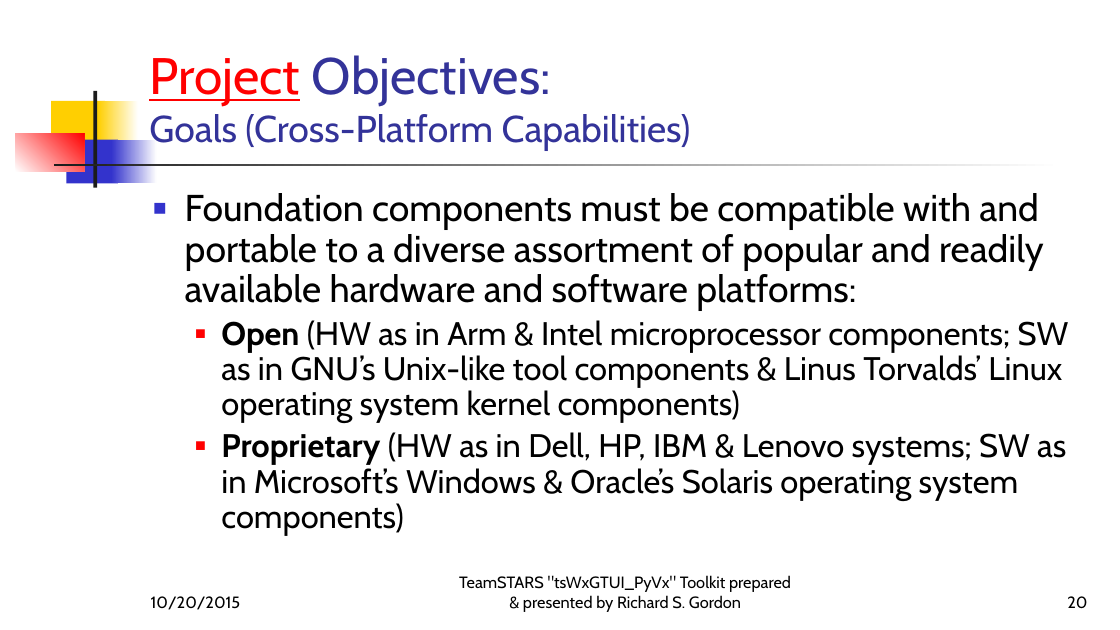
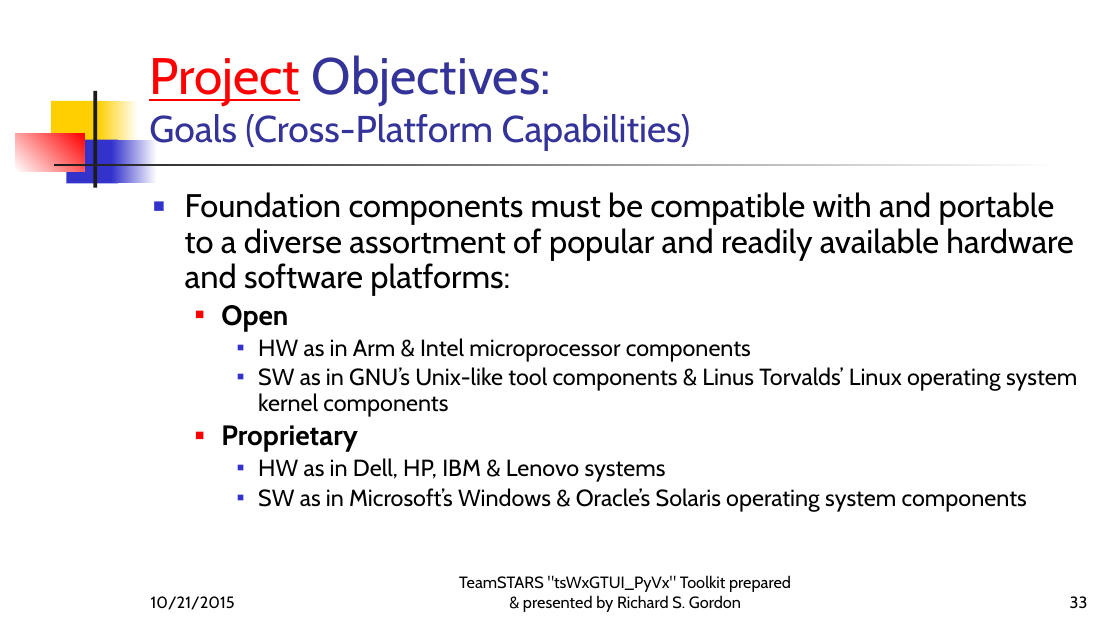
Before and after one commit to rigordo959/tsWxGTUI_PyVx_Repository, a slide deck: slide 33 of Notebooks/EngineeringNotebook/MS-PowerPoint-Files/tsWxGTUI_PyVx.pptx (slide 20 before the commit). Drawn at 1120x630 pixels with LibreOffice and Linux fonts; fonts in the diff are those of the drawing. Boxes give left, top, right and bottom in pixels: in the first picture for what was removed or moved away, otherwise in the second. Text is boxed around its words. In the diff, an @@ line names an element or a change of style, - is before the commit and + after.

```diff
--- a/Notebooks/EngineeringNotebook/MS-PowerPoint-Files/tsWxGTUI_PyVx.pptx
+++ b/Notebooks/EngineeringNotebook/MS-PowerPoint-Files/tsWxGTUI_PyVx.pptx
@@ text at (185, 192, 1074, 296): size 32 to 28 pt in "Foundation components must be compatible with and ..." @@
@@ text at (221, 305, 1077, 512): text changed; size 28 to 20 pt @@
-  ■ Open (HW as in Arm & Intel microprocessor components; SW as in GNU’s Unix-like tool components & Linus Torvalds’ Linux operating system kernel components)
-  ■ Proprietary (HW as in Dell, HP, IBM & Lenovo systems; SW as in Microsoft’s Windows & Oracle’s Solaris operating system components)
+  ■ Open
+    ■ HW as in Arm & Intel microprocessor components
+    ■ SW as in GNU’s Unix-like tool components & Linus Torvalds’ Linux operating system kernel components
+  ■ Proprietary
+    ■ HW as in Dell, HP, IBM & Lenovo systems
+    ■ SW as in Microsoft’s Windows & Oracle’s Solaris operating system components
@@ text at (151, 596, 235, 610): text changed @@
-10/20/2015
+10/21/2015
@@ page number at (1070, 596, 1088, 609): text changed @@
-20
+33
```
Also in this commit, not shown: 57 other slides changed, 1 slide added, 4 slides removed.
